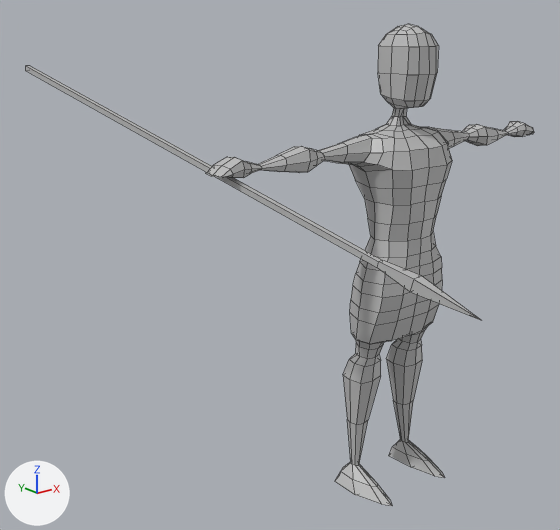
The FBX model Resources/Models/soldier@idle.fbx: old version first, new version second.
Rendered twice from a 50 mm lens placed at (-0.1495, -0.1392, 0.1263), pointed at (-0.0216, 0.0208, 0.0623). The lights are fixed; the arrows at lower left show +X, +Y and +Z. Mesh edges are drawn as thin lines. Where no turn or scale is listed for an object, it has been applied to the vertices.

Objects in the first picture: 'pPyramid1', 'polySurface1'.
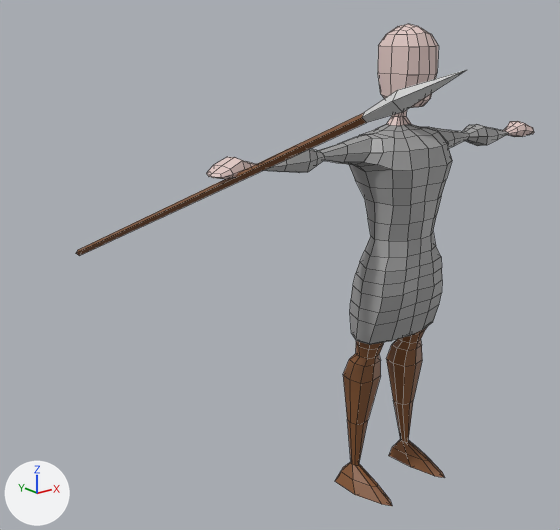
Where the newer file only moved an object's origin or applied its transform, the numbers keep the older frame.

Patch to the scene script:
```diff
--- a/Resources/Models/soldier@idle.fbx.py
+++ b/Resources/Models/soldier@idle.fbx.py
@@ mat_surfaceshader4 @@
+mat_surfaceshader4 = principled_material('surfaceShader4')
+mat_surfaceshader4.base_color = (0.216, 0.0829, 0.0254)  # brown #80512c
@@ mat_surfaceshader2 @@
+mat_surfaceshader2 = principled_material('surfaceShader2')
+mat_surfaceshader2.base_color = (0.765, 0.586, 0.555)  # light grey #e3c9c4
@@ mat_surfaceshader1 @@
+mat_surfaceshader1 = principled_material('surfaceShader1')
+mat_surfaceshader1.base_color = (0.341, 0.341, 0.341)  # grey #9e9e9e
@@ me_mesh @@
 me_mesh.from_pydata(...)  # 640 vertices, 642 faces; spans x -0.0578..0.0586, y -0.0152..0.0072, z 0.0..0.1259
 # used by ob_polysurface1; location = (0.0, 0.0, 0.0)
+# me_mesh part 2: all 136 faces centred in x -0.0144..0.0144, y -0.0112..0.0039, z 0.0..0.0438 switch from mat_lambert1 (grey #bcbcbc) to mat_surfaceshader4 (brown #80512c)
+# me_mesh part 3: all 102 faces centred in x -0.0057..0.0057, y -0.0097..0.004, z 0.102..0.1254 switch from mat_lambert1 (grey #bcbcbc) to mat_surfaceshader2 (light grey #e3c9c4)
+# me_mesh part 4: all 36 faces centred in x -0.0574..-0.047, y -0.0041..0.0024, z 0.094..0.0975 switch from mat_lambert1 (grey #bcbcbc) to mat_surfaceshader2 (light grey #e3c9c4)
+# me_mesh part 5: all 36 faces centred in x 0.047..0.0574, y -0.0041..0.0024, z 0.094..0.0975 switch from mat_lambert1 (grey #bcbcbc) to mat_surfaceshader2 (light grey #e3c9c4)
+# me_mesh part 6: all 332 faces centred in x -0.0424..0.0424, y -0.0119..0.0071, z 0.0445..0.1008 switch from mat_lambert1 (grey #bcbcbc) to mat_surfaceshader1 (grey #9e9e9e)
@@ me_mesh_001 @@
 me_mesh_001.from_pydata(...)  # 13 vertices, 13 faces; spans x -0.0131..0.0116, y -0.0666..0.0712, z -0.0184..0.0202
 # used by ob_ppyramid1; location = (-0.0538, 0.0048, 0.0947)
+# me_mesh_001 part 1: the whole mesh is multiplied about its middle by the matrix ((0.69, 0.247, -0.68), (0.173, 0.856, 0.488), (0.702, -0.454, 0.548)), then moved by (0.0007, -0.0012, -0.0057)
 me_mesh_001.materials.append(mat_lambert1)
```

Changed parts and their boxes [x1, y1, x2, y2] in the pictures (560 x 530 px):
'pPyramid1', reshaped (14% narrower, 27% shorter)
    before: [26, 66, 480, 320]
    after: [76, 70, 465, 256]
part 2 of me_mesh, recoloured (grey to brown)
    both: [335, 327, 445, 506]
part 3 of me_mesh, recoloured
    both: [378, 24, 438, 126]
part 4 of me_mesh, recoloured (grey to white)
    both: [214, 157, 256, 178]
part 5 of me_mesh, recoloured
    both: [503, 121, 534, 137]
part 6 of me_mesh, recoloured
    both: [265, 124, 509, 344]
